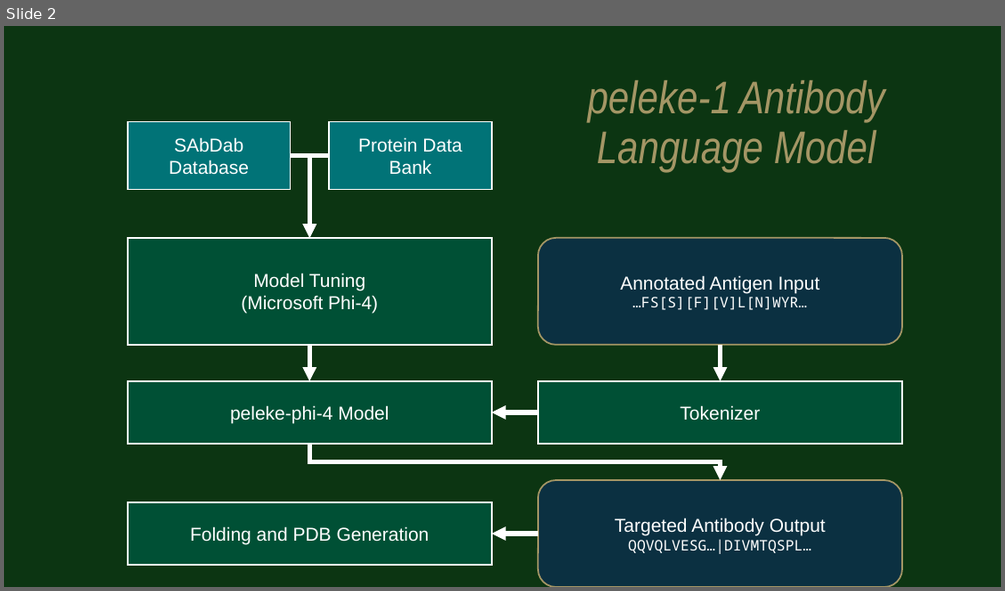
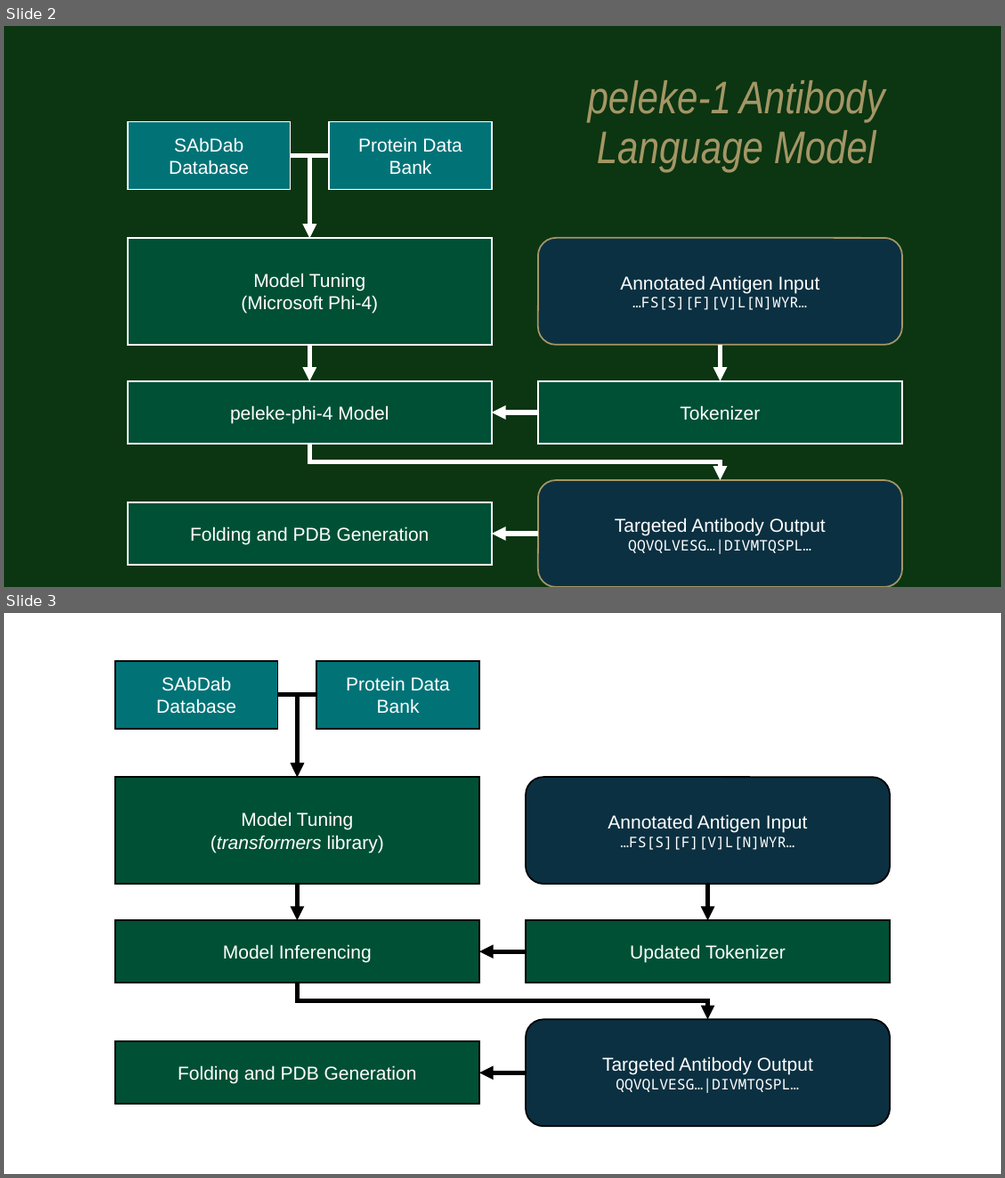
Before and after one commit to silicobio/peleke, a slide deck: img/workflow.pptx. Shown one above the other, each under a label of ours: slide 2 before the commit, slides 2 and 3 after it. The pictures are 1005x591 and 1005x1178 pixels, drawn with LibreOffice and Linux fonts; fonts in the diff are those of the drawing. Boxes give left, top, right and bottom in pixels: in the first picture for what was removed or moved away, otherwise in the second. Text is boxed around its words. In the diff, an @@ line names an element or a change of style, - is before the commit and + after.

```diff
--- a/img/workflow.pptx
+++ b/img/workflow.pptx
@@ slide 3 added at (x1=4, y1=613, x2=1001, y2=1174), background #FFFFFF @@
@@ group added at (x1=115, y1=661, x2=890, y2=1126): 6 rectangles, 4 elbow arrows, 3 arrows, 2 rounded rectangles @@
+SAbDab Database
+Model Tuning
+(transformers library)
+Annotated Antigen Input
+…FS[S][F][V]L[N]WYR…
+Updated Tokenizer
+Model Inferencing
+Targeted Antibody Output
+QQVQLVESG…|DIVMTQSPL…
+Protein Data Bank
+Folding and PDB Generation
```
